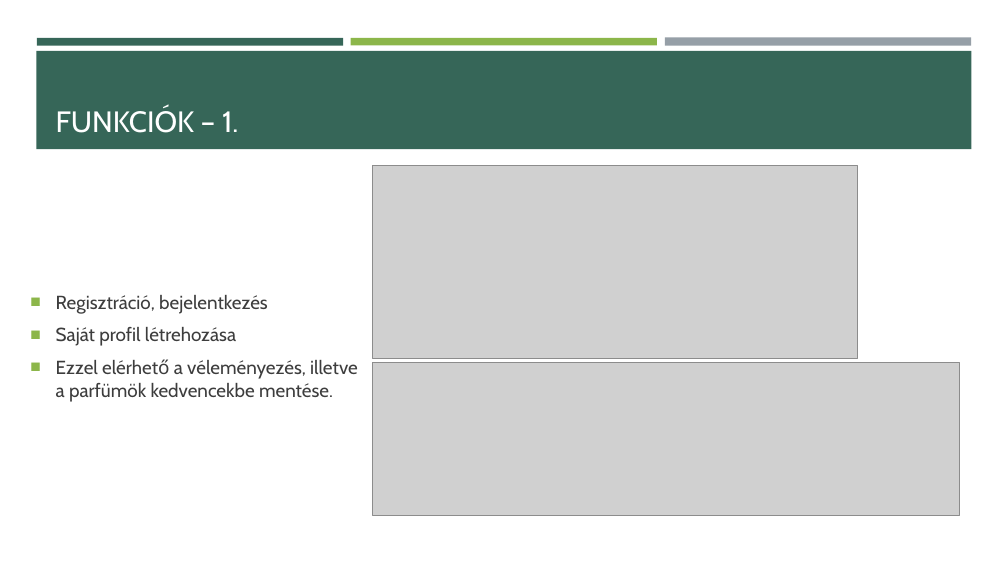
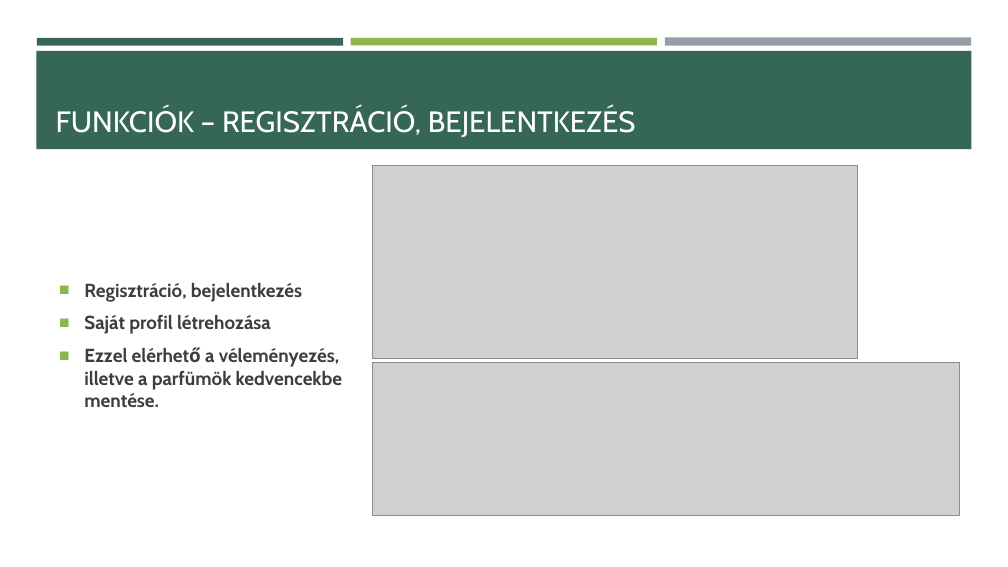
Before and after one commit to mikilaczy/Parfumvilag, a slide deck: slide 4 of Parfümvilág.pptx. Drawn at 1008x567 pixels with LibreOffice and Linux fonts; fonts in the diff are those of the drawing; grey boxes stand for pictures. Boxes give left, top, right and bottom in pixels: in the first picture for what was removed or moved away, otherwise in the second. Text is boxed around its words. In the diff, an @@ line names an element or a change of style, - is before the commit and + after.

```diff
--- a/Parfümvilág.pptx
+++ b/Parfümvilág.pptx
@@ title at [56,107,636,137]: text changed @@
-FUNKCIÓK – 1.
+FUNKCIÓK – REGISZTRÁCIÓ, BEJELENTKEZÉS
@@ text "Regisztráció, bejelentkezés": place and size @@
-text "Regisztráció, bejelentkezés" at [56,295,358,402]
+text "Regisztráció, bejelentkezés" at [84,283,342,407]
@@ text "Regisztráció, bejelentkezés" at [84,283,342,407]: bold on @@
```
Also in this commit, not shown: 5 other slides changed, 2 slides added, 1 other file.
